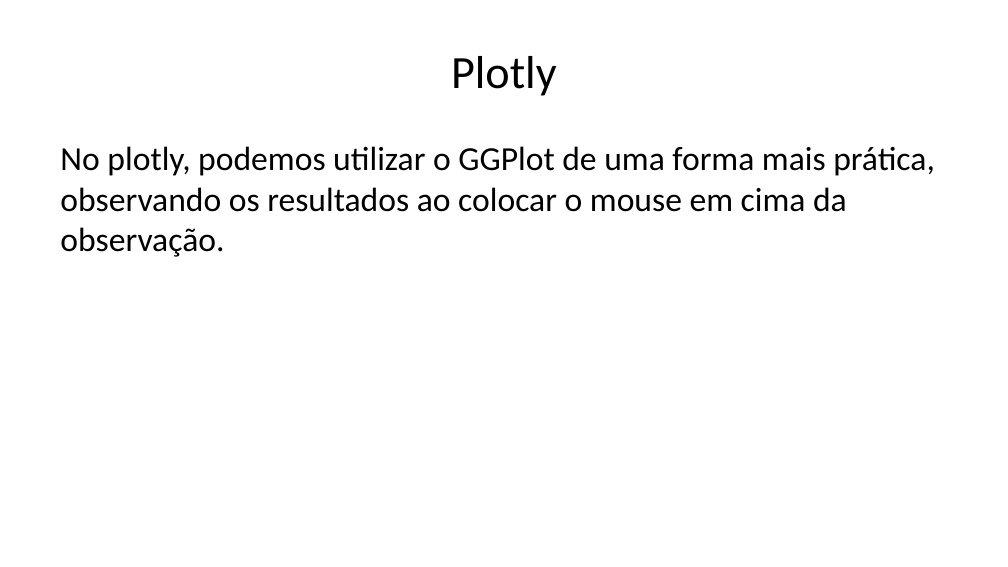
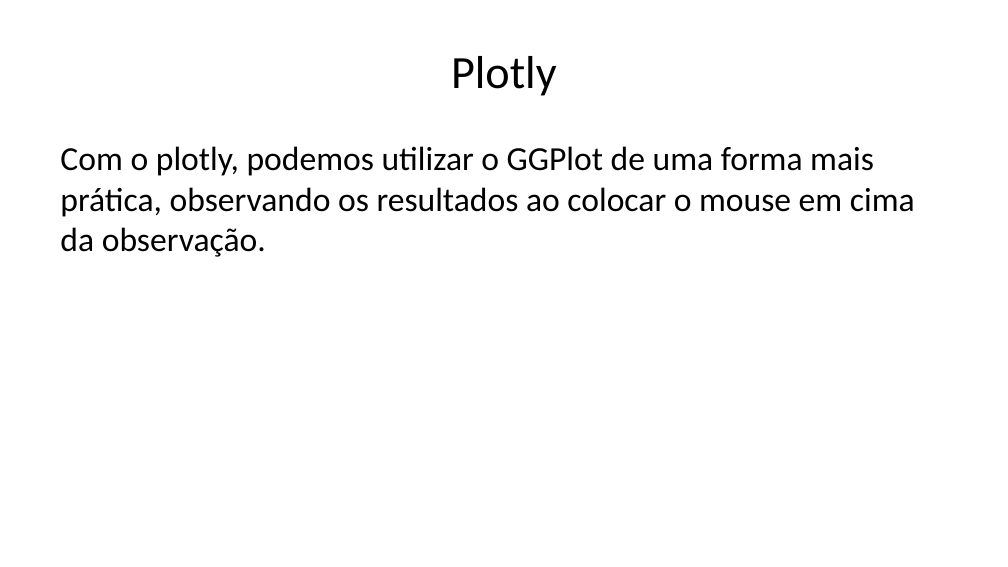
Before and after one commit to AntonioBoll/ApresentacaoShiny, a slide deck: slide 17 of apresentacao.pptx. Drawn at 1008x567 pixels with LibreOffice and Linux fonts; fonts in the diff are those of the drawing. Boxes give left, top, right and bottom in pixels: in the first picture for what was removed or moved away, otherwise in the second. Text is boxed around its words. In the diff, an @@ line names an element or a change of style, - is before the commit and + after.

```diff
--- a/apresentacao.pptx
+++ b/apresentacao.pptx
@@ text at bbox=[60, 146, 915, 257]: text changed @@
-No plotly, podemos utilizar o GGPlot de uma forma mais prática, observando os resultados ao colocar o mouse em cima da observação.
+Com o plotly, podemos utilizar o GGPlot de uma forma mais prática, observando os resultados ao colocar o mouse em cima da observação.
```
Also in this commit, not shown: 1 other slide changed.
